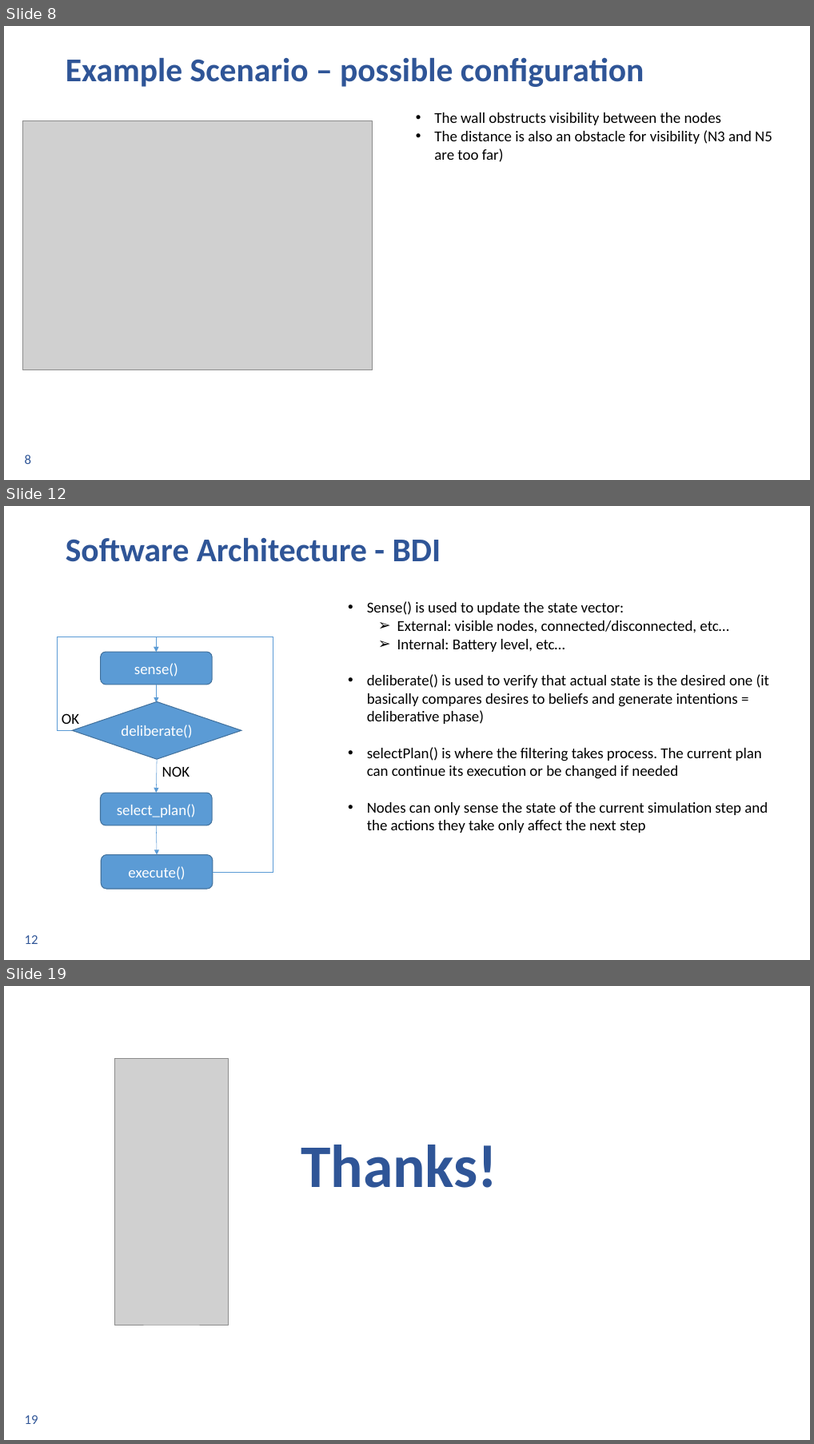
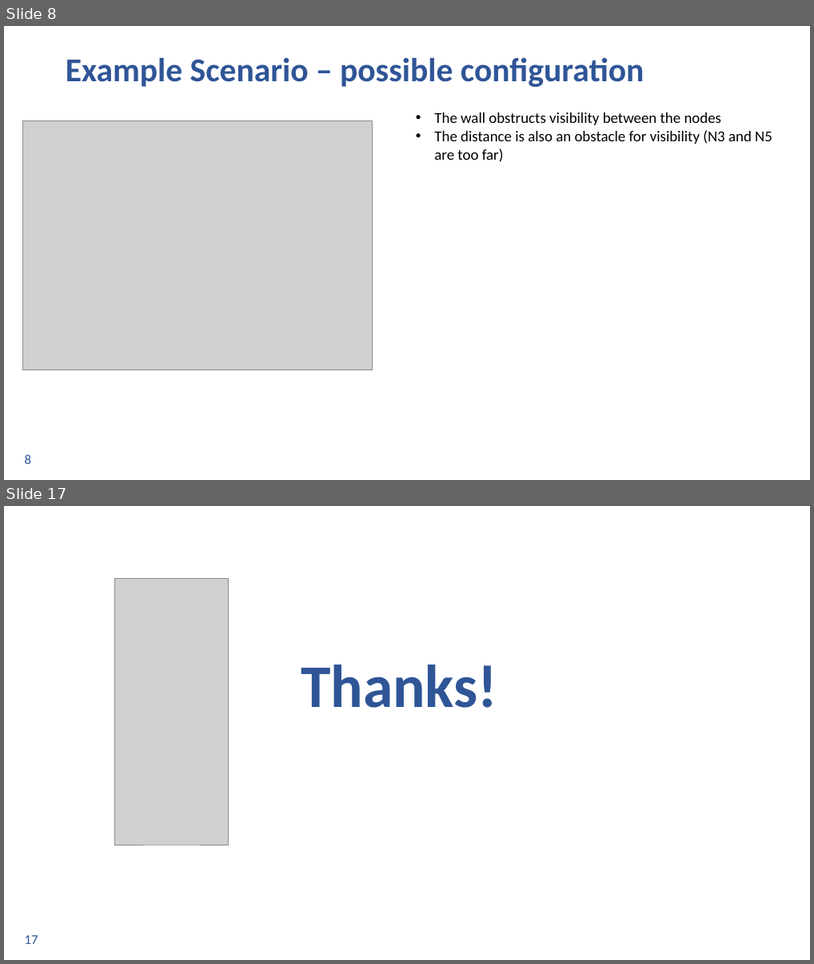
Before and after one commit to ingframin/SmartWirelessSimulator, a slide deck: Documentation/Presentation/Final.pptx. Shown one above the other, each under a label of ours: slides 8, 12 and 19 before the commit, slides 8 and 17 after it; the slides between them are not shown. The pictures are 814x1444 and 814x964 pixels, drawn with LibreOffice and Linux fonts; fonts in the diff are those of the drawing; grey boxes stand for pictures; background and template pictures are left out. Boxes give left, top, right and bottom in pixels: in the first picture for what was removed or moved away, otherwise in the second. Text is boxed around its words. In the diff, an @@ line names an element or a change of style, - is before the commit and + after.

```diff
--- a/Documentation/Presentation/Final.pptx
+++ b/Documentation/Presentation/Final.pptx
@@ slide 12 removed at [4, 506, 810, 960], background #FFFFFF; not listed: 1 template element that a slide beside it also shows @@
@@ title removed at [66, 538, 442, 562] @@
-Software Architecture - BDI
@@ text removed at [367, 601, 770, 832] @@
-• Sense() is used to update the state vector:
-  ➢ External: visible nodes, connected/disconnected, etc…
-  ➢ Internal: Battery level, etc…
-• deliberate() is used to verify that actual state is the desired one (it basically compares desires to beliefs and generate intentions = deliberative phase)
-• selectPlan() is where the filtering takes process. The current plan can continue its execution or be changed if needed
-• Nodes can only sense the state of the current simulation step and the actions they take only affect the next step
@@ elbow arrow removed from (72, 731) to (157, 652) @@
@@ elbow arrow removed from (213, 872) to (157, 652) @@
@@ rounded rectangle removed at [101, 652, 213, 684] @@
-sense()
@@ arrow removed from (157, 684) to (157, 703) @@
@@ text removed at [62, 713, 79, 724] @@
-OK
@@ diamond removed at [72, 701, 242, 759] @@
-deliberate()
@@ arrow removed from (157, 759) to (157, 792) @@
@@ text removed at [162, 766, 190, 776] @@
-NOK
@@ rounded rectangle removed at [100, 792, 212, 825] @@
-select_plan()
@@ arrow removed from (157, 825) to (157, 855) @@
@@ rounded rectangle removed at [101, 855, 213, 888] @@
-execute()
@@ what was slide 19 is now slide 17 @@
@@ page number at [25, 935, 38, 944]: text changed @@
-19
+17
```
Also in this commit, not shown: 8 slides changed, 5 slides added, 6 other slides removed.
